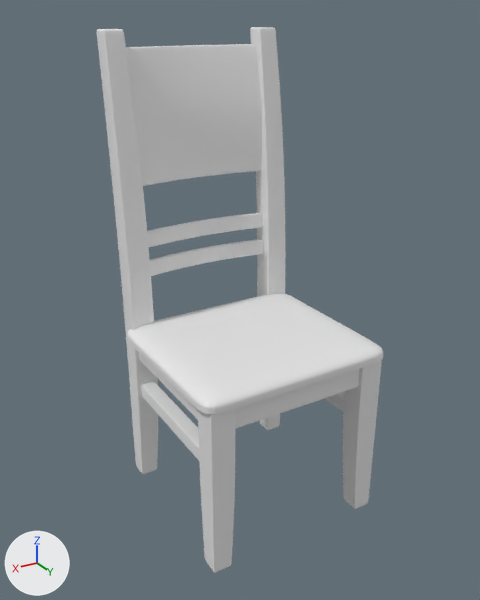
One commit to the FBX model Assets/Models/Chair.fbx: the scene before it, then after it.
Both versions are drawn from a 50 mm camera at (4.12, -1.61, 5.87) aimed at (0.33, -7.92, 2.71). Every picture has the same lights, and +X, +Y and +Z are marked at lower left. Where no turn or scale is listed for an object, it has been applied to the vertices.

Before the edit, the objects in view are built like this:
```python
me_chair_mesh_001 = bpy.data.meshes.new('Chair_Mesh.001')
me_chair_mesh_001.from_pydata(...)  # 14426 vertices, 14400 faces; spans x -1.15..1.15, y -1.44..1.14, z 0.0..5.71
me_chair_seat_mesh_001 = bpy.data.meshes.new('Chair_Seat_Mesh.001')
me_chair_seat_mesh_001.from_pydata(...)  # 1250 vertices, 1248 faces; spans x -1.23..1.23, y -1.0..1.19, z 2.1..2.32
ob_chair = bpy.data.objects.new('Chair', me_chair_mesh_001)
ob_chair.location = (0.26, -7.84, 0.0)
ob_chair_seat = bpy.data.objects.new('Chair_Seat', me_chair_seat_mesh_001)
ob_chair_seat.location = (0.26, -7.84, -0.01)
```
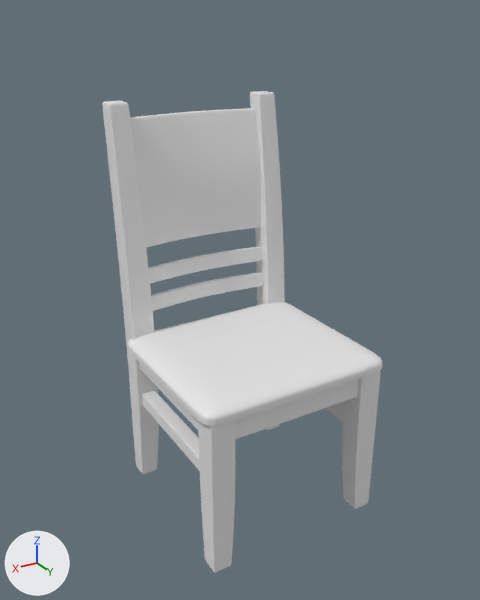
Pixel boxes (x1, y1, x2, y2) of what changed, in the pictures (480 x 600 px; the box of a moved part takes in the faces that stretch with it):
'Chair', reshaped (12% shorter)
    before: (97, 27, 381, 573)
    after: (102, 91, 381, 573)
'Chair_Seat', mesh moved
    before: (127, 293, 383, 415)
    after: (128, 302, 382, 426)
part 1 of me_chair_mesh_001, moved or reshaped
    before: (150, 239, 264, 276)
    after: (151, 272, 263, 311)
part 2 of me_chair_mesh_001, moved or reshaped
    before: (126, 44, 262, 186)
    after: (130, 108, 261, 247)
part 3 of me_chair_mesh_001, moved or reshaped
    before: (141, 381, 199, 460)
    after: (142, 390, 200, 471)
part 4 of me_chair_mesh_001, moved or reshaped
    before: (324, 391, 345, 412)
    after: (325, 402, 344, 422)
part 5 of me_chair_mesh_001, moved or reshaped
    before: (147, 213, 263, 247)
    after: (149, 247, 263, 284)
part 6 of me_chair_mesh_001, moved or reshaped
    before: (139, 353, 198, 420)
    after: (140, 363, 198, 430)
part 7 of me_chair_mesh_001, moved or reshaped
    before: (235, 369, 360, 429)
    after: (235, 379, 359, 439)
part 8 of me_chair_mesh_001, moved or reshaped
    before: (250, 27, 286, 428)
    after: (250, 91, 285, 305)
part 9 of me_chair_mesh_001, moved or reshaped
    before: (97, 29, 158, 472)
    after: (102, 101, 159, 472)
part 10 of me_chair_mesh_001, moved or reshaped
    before: (343, 361, 381, 506)
    after: (342, 371, 381, 506)
part 11 of me_chair_mesh_001, moved or reshaped
    before: (198, 409, 235, 570)
    after: (198, 420, 235, 570)

Diff of the bpy script that builds the scene:
```diff
--- a/Assets/Models/Chair.fbx.py
+++ b/Assets/Models/Chair.fbx.py
@@ me_chair_mesh_001 @@
 # used by ob_chair; location = (0.26, -7.84, 0.0)
-me_chair_mesh_001.from_pydata(...)  # 14426 vertices, 14400 faces; spans x -1.15..1.15, y -1.44..1.14, z 0.0..5.71
+me_chair_mesh_001.from_pydata(...)  # 14426 vertices, 14400 faces; spans x -1.15..1.15, y -1.44..1.14, z 0.0..4.94
+# me_chair_mesh_001 part 1: the loose piece of 1058 vertices spanning x -0.92..0.92, y -1.15..-0.99, z 2.85..3.05 is moved by (0.0, 0.0, -0.48)
+# me_chair_mesh_001 part 2: the loose piece of 1730 vertices spanning x -0.94..0.94, y -1.44..-1.07, z 3.97..5.52 is moved by (0.0, 0.0, -0.77)
+# me_chair_mesh_001 part 3: the loose piece of 866 vertices spanning x 0.91..1.1, y -0.97..0.97, z 1.27..1.46 is moved by (0.0, 0.0, -0.14)
+# me_chair_mesh_001 part 4: the loose piece of 866 vertices spanning x -1.1..-0.91, y -0.97..0.97, z 1.27..1.46 is moved by (0.0, 0.0, -0.14)
+# me_chair_mesh_001 part 5: the loose piece of 1058 vertices spanning x -0.92..0.92, y -1.19..-1.02, z 3.22..3.42 is moved by (0.0, 0.0, -0.48)
+# me_chair_mesh_001 part 6: the loose piece of 866 vertices spanning x 0.91..1.1, y -0.97..0.97, z 1.82..2.1 is moved by (0.0, 0.0, -0.14)
+# me_chair_mesh_001 part 7: the loose piece of 866 vertices spanning x -0.97..0.97, y 0.91..1.09, z 1.82..2.1 is moved by (0.0, 0.0, -0.14)
+# me_chair_mesh_001 part 8: 1369 of 14426 vertices moved; they spanned x -1.15..-0.85, y -1.43..-0.85, z 0.13..5.71 and now span x -1.15..-0.85, y -1.43..-0.85, z 0.12..4.94; mean shift (0.0, 0.0, -0.53); largest move (-0.94, -1.2, 5.69) -> (-0.94, -1.2, 4.92)
+# me_chair_mesh_001 part 9: 1369 of 14426 vertices moved; they spanned x 0.85..1.15, y -1.43..-0.85, z 0.13..5.71 and now span x 0.85..1.15, y -1.43..-0.85, z 0.12..4.94; mean shift (0.0, 0.0, -0.53); largest move (1.09, -1.32, 5.71) -> (1.09, -1.32, 4.94)
+# me_chair_mesh_001 part 10: 793 of 14426 vertices moved; they spanned x -1.15..-0.85, y 0.85..1.14, z 0.13..2.13 and now span x -1.15..-0.85, y 0.85..1.14, z 0.12..2.0; mean shift (0.0, 0.0, -0.11); largest move (-0.96, 0.87, 2.13) -> (-0.96, 0.87, 2.0)
+# me_chair_mesh_001 part 11: 793 of 14426 vertices moved; they spanned x 0.85..1.15, y 0.85..1.14, z 0.12..2.13 and now span x 0.85..1.15, y 0.85..1.14, z 0.11..2.0; mean shift (0.0, 0.0, -0.11); largest move (1.05, 0.86, 2.13) -> (1.05, 0.86, 2.0)
@@ me_chair_seat_mesh_001 @@
 me_chair_seat_mesh_001.from_pydata(...)  # 1250 vertices, 1248 faces; spans x -1.23..1.23, y -1.0..1.19, z 2.1..2.32
 # used by ob_chair_seat; location = (0.26, -7.84, -0.01)
+# me_chair_seat_mesh_001 part 12: the whole mesh is moved by (0.0, 0.0, -0.13)
```
